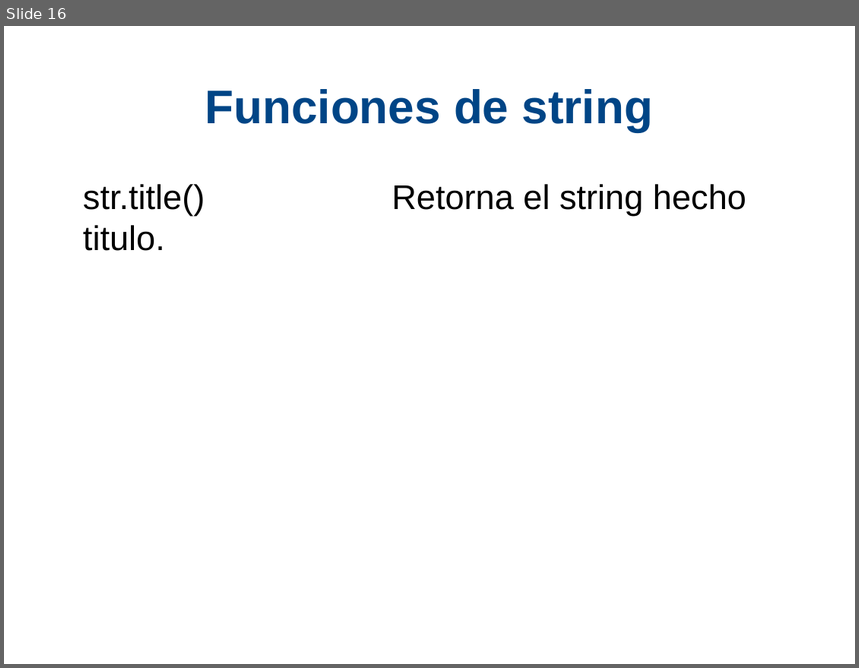
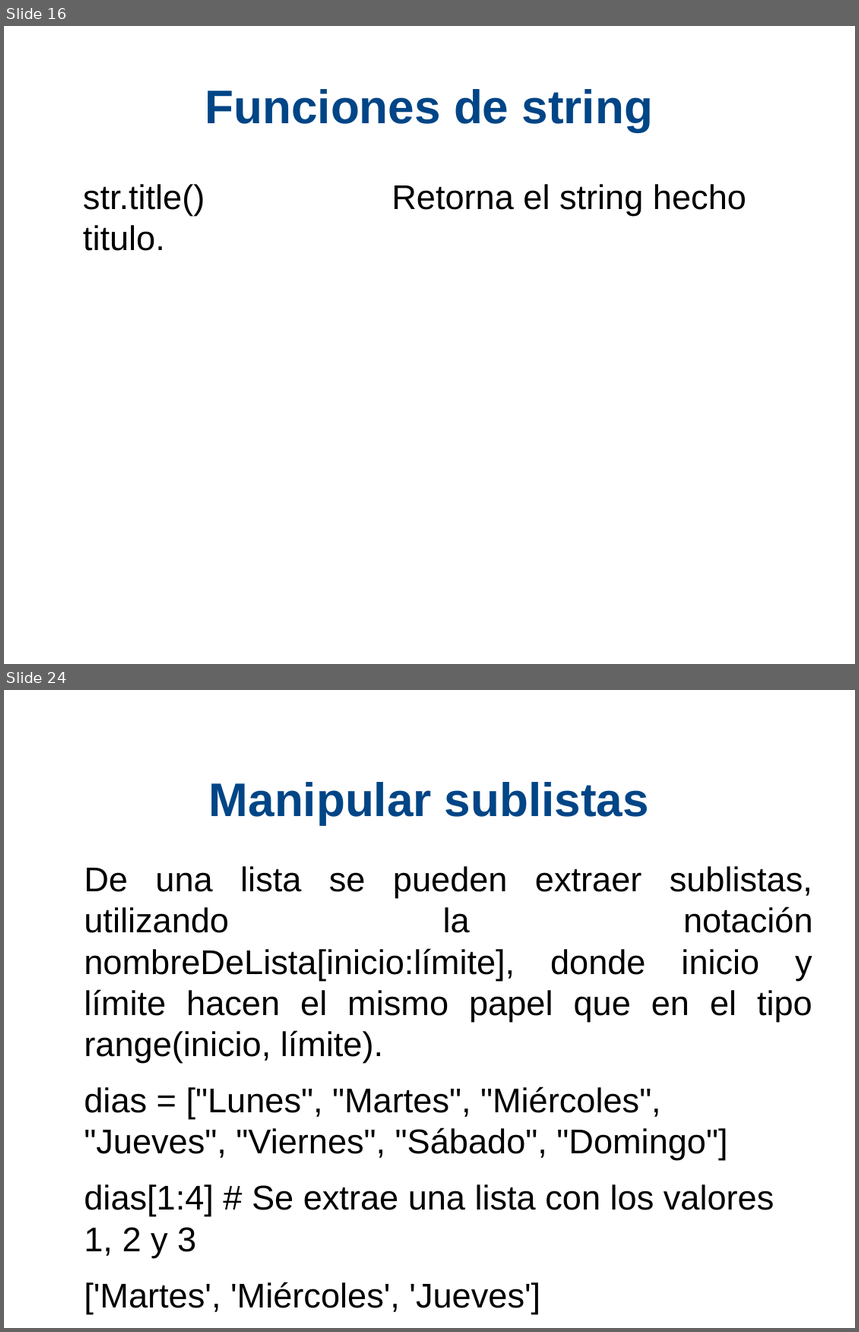
Before and after one commit to xDavidPM/Taller-Python, a slide deck: Python diapositiva.odp. Shown one above the other, each under a label of ours: slide 16 before the commit, slides 16 and 24 after it; the slides between them are not shown. The pictures are 859x668 and 859x1332 pixels, drawn with LibreOffice and Linux fonts; fonts in the diff are those of the drawing; background and template pictures are left out. Boxes give left, top, right and bottom in pixels: in the first picture for what was removed or moved away, otherwise in the second. Text is boxed around its words. In the diff, an @@ line names an element or a change of style, - is before the commit and + after.

```diff
--- a/Python diapositiva.odp
+++ b/Python diapositiva.odp
@@ slide 24 added at [4,690,855,1328], background #FFFFFF @@
@@ title added at [209,782,649,825], 44 pt, text #004586, bold @@
+Manipular sublistas
@@ text added at [84,866,813,1258], 32 pt, text #000000 @@
+De una lista se pueden extraer sublistas, utilizando la notación nombreDeLista[inicio:límite], donde inicio y límite hacen el mismo papel que en el tipo range(inicio, límite).
+dias = ["Lunes", "Martes", "Miércoles", "Jueves", "Viernes", "Sábado", "Domingo"]
+dias[1:4] # Se extrae una lista con los valores 1, 2 y 3
+['Martes', 'Miércoles', 'Jueves']
```
Also in this commit, not shown: 4 slides changed, 10 other slides added, 1 other file.
